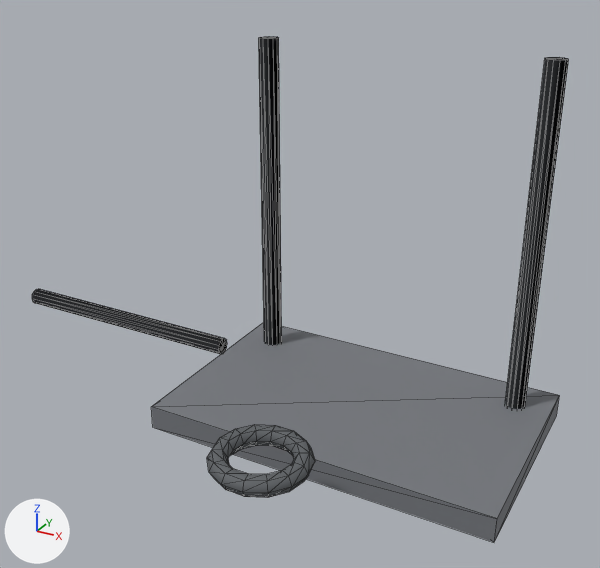
The glTF model assets/models/traineau_sled.glb as it was, and as the next commit left it.
The view is the same before and after, from a 50 mm lens placed at (0.85, -1.88, 1.34), pointed at (-0.17, -0.04, 0.42). Every picture has the same lights, and +X, +Y and +Z are marked at lower left. The first picture is the older version. Mesh edges are drawn as thin lines. Vertices at exactly the same position are counted once.
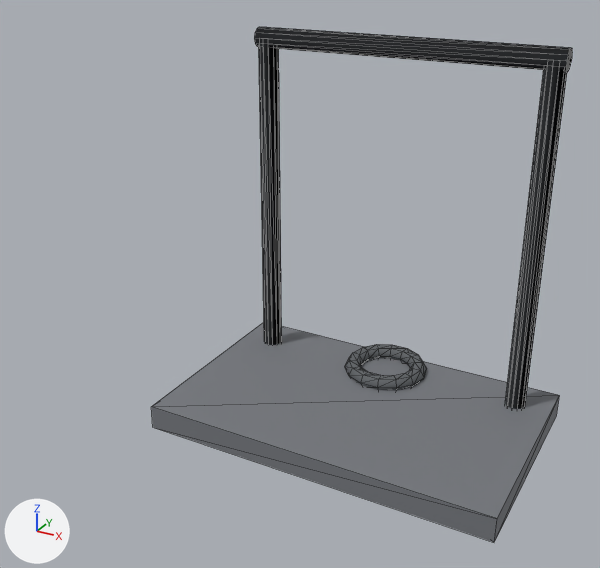
The change, as a diff of the scene's bpy script:
```diff
--- a/assets/models/traineau_sled.glb.py
+++ b/assets/models/traineau_sled.glb.py
@@ me_mesh_0 @@
 # used by ob_mesh_0; location = (0.0, 0.0, 0.0)
-me_mesh_0.from_pydata(...)  # 170 vertices, 324 faces; spans x -1.46..0.5, y -0.65..0.31, z -0.03..1.03
+me_mesh_0.from_pydata(...)  # 170 vertices, 324 faces; spans x -0.5..0.5, y -0.31..0.32, z 0.0..1.06
+# me_mesh_0 part 1: the loose piece of 26 vertices spanning x -1.46..-0.6, y 0.17..0.23, z -0.03..0.03 is moved by (1.03, 0.0, 1.03)
+# me_mesh_0 part 2: the loose piece of 84 vertices spanning x -0.12..0.12, y -0.65..-0.41, z 0.18..0.22 is moved by (0.0, 0.73, -0.12)
 me_mesh_0.materials.append(mat_m0)
```

Boxes [x1, y1, x2, y2] around the edits, measured in the pictures (600 x 568 px; the box of a moved part takes in the faces that stretch with it):
'Mesh_0', reshaped (21% narrower)
    before: [32, 37, 568, 542]
    after: [151, 27, 572, 542]
part 1 of me_mesh_0, moved or reshaped
    before: [32, 289, 227, 354]
    after: [254, 27, 572, 72]
part 2 of me_mesh_0, moved or reshaped
    before: [207, 424, 315, 498]
    after: [345, 344, 427, 390]
